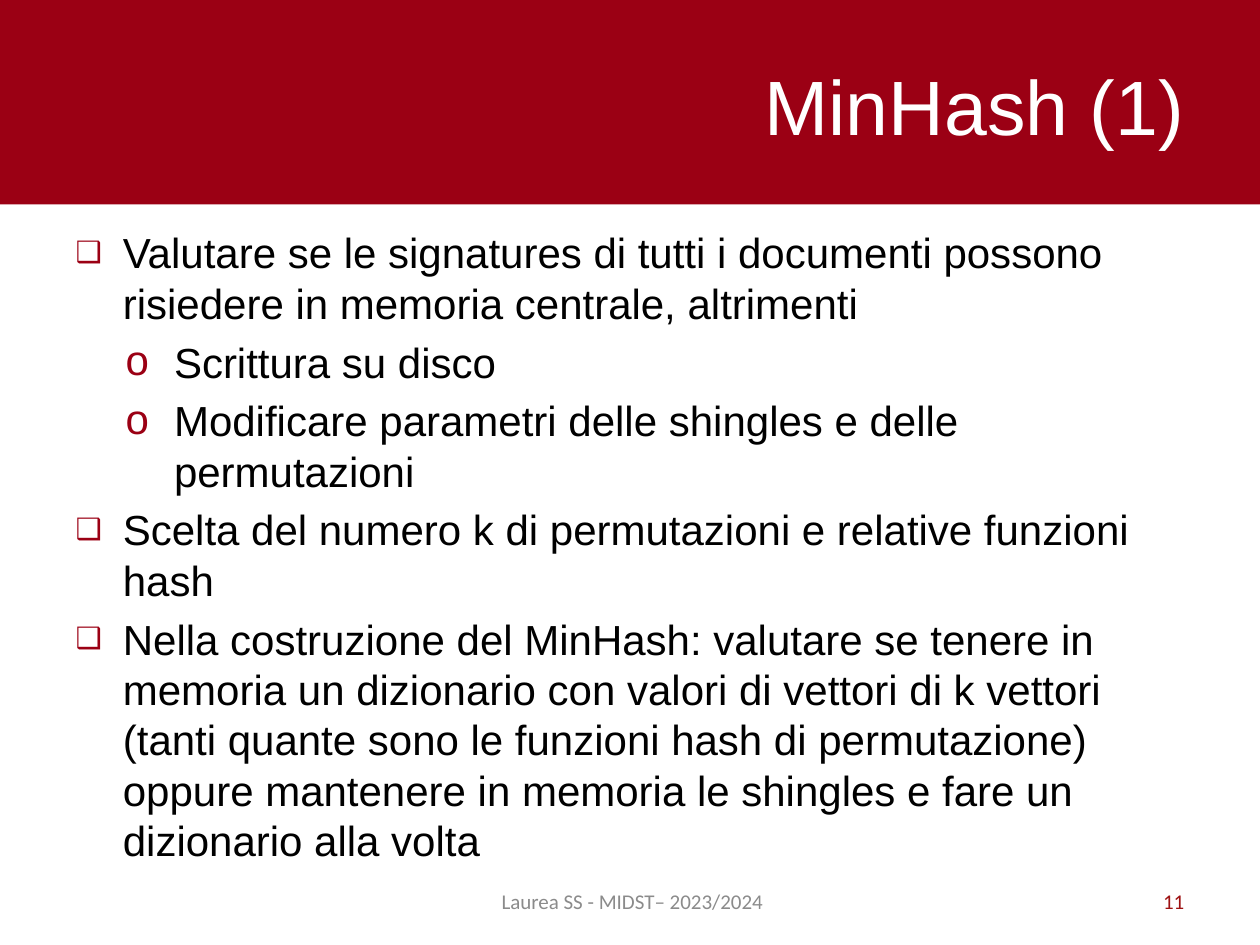
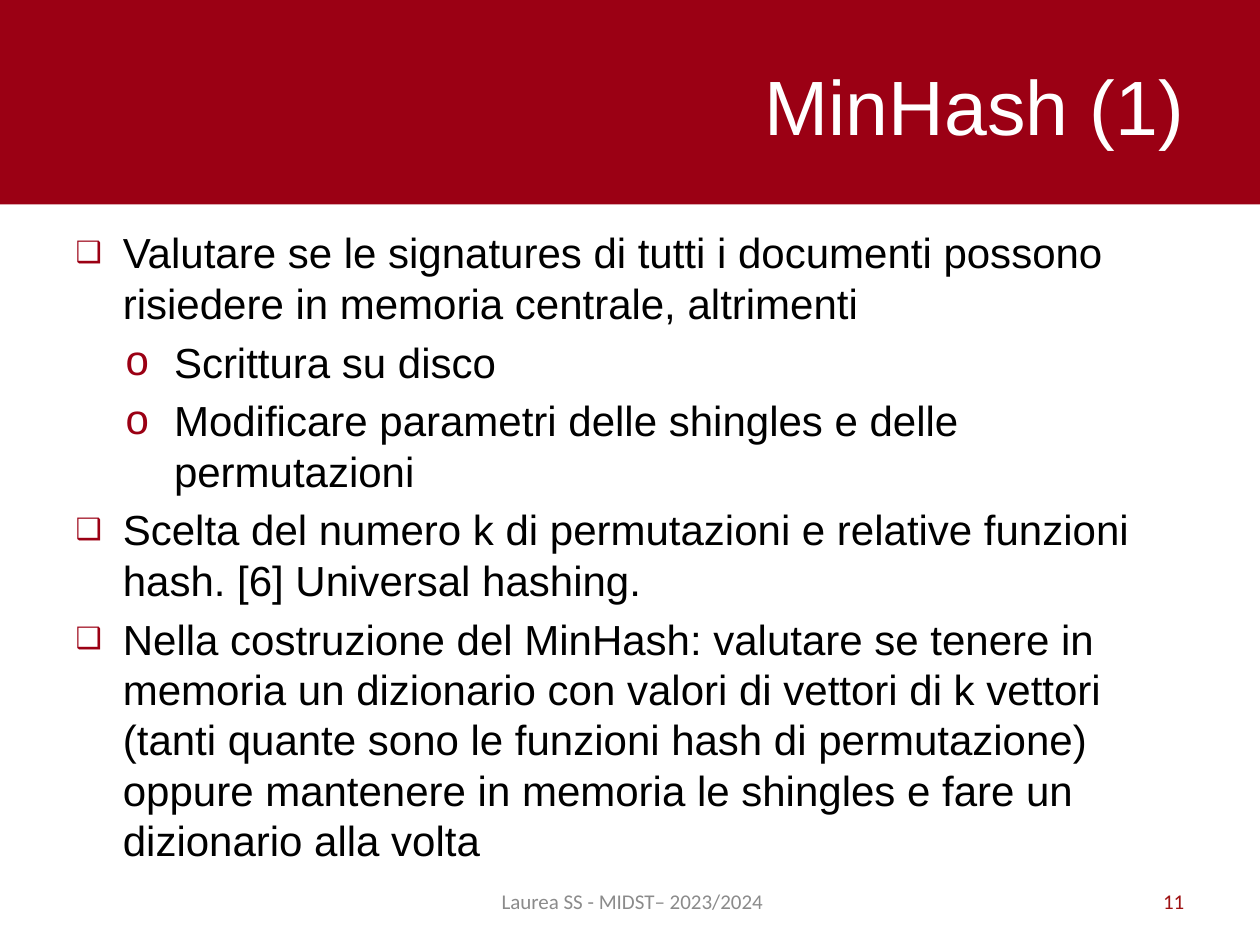
Before and after one commit to pietro-stangherlin/near_duplicate_doc_lsh, a slide deck: slide 11 of slides/ita/slides_ita.pptx. Drawn at 1260x945 pixels with LibreOffice and Linux fonts; fonts in the diff are those of the drawing. Boxes give left, top, right and bottom in pixels: in the first picture for what was removed or moved away, otherwise in the second. Text is boxed around its words. In the diff, an @@ line names an element or a change of style, - is before the commit and + after.

```diff
--- a/slides/ita/slides_ita.pptx
+++ b/slides/ita/slides_ita.pptx
@@ text at (123,514,1129,604): text changed @@
-❑ Scelta del numero k di permutazioni e relative funzioni hash
+❑ Scelta del numero k di permutazioni e relative funzioni hash. [6] Universal hashing.
```
Also in this commit, not shown: 4 other slides changed, 1 slide added, 4 other files.
